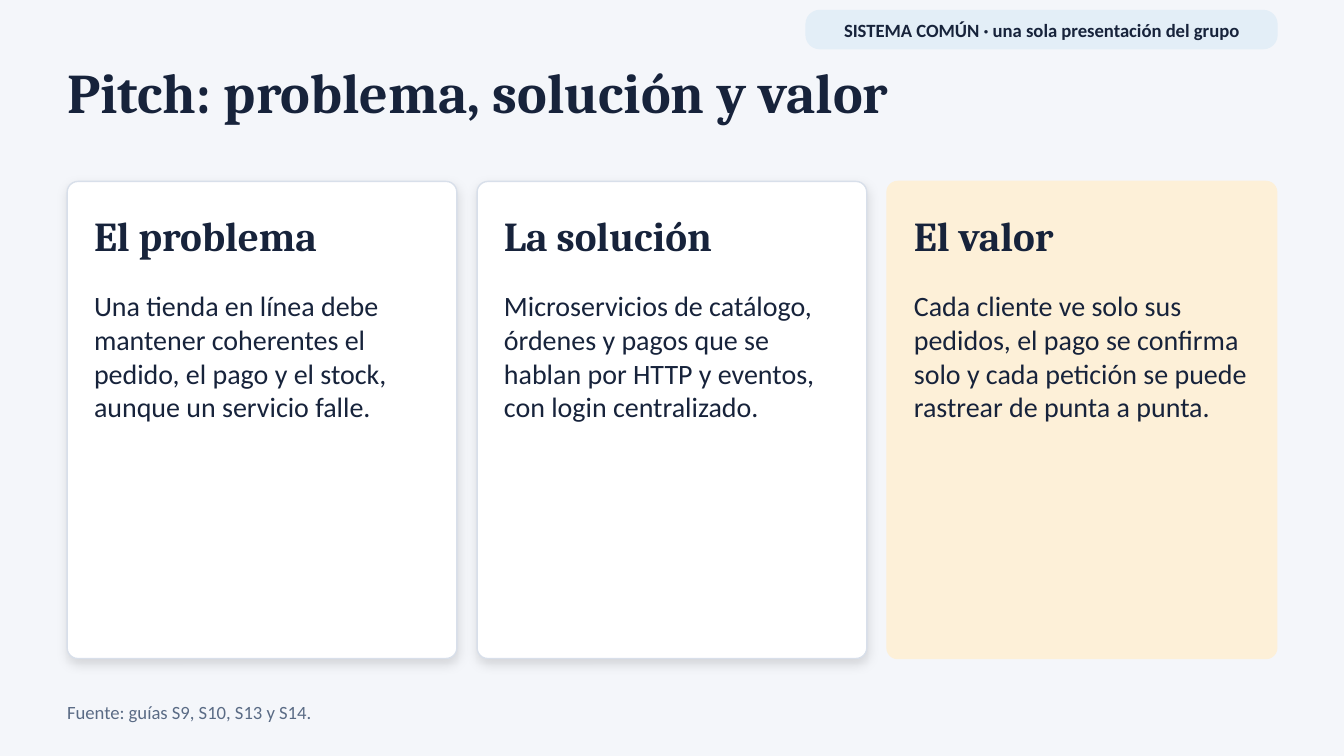
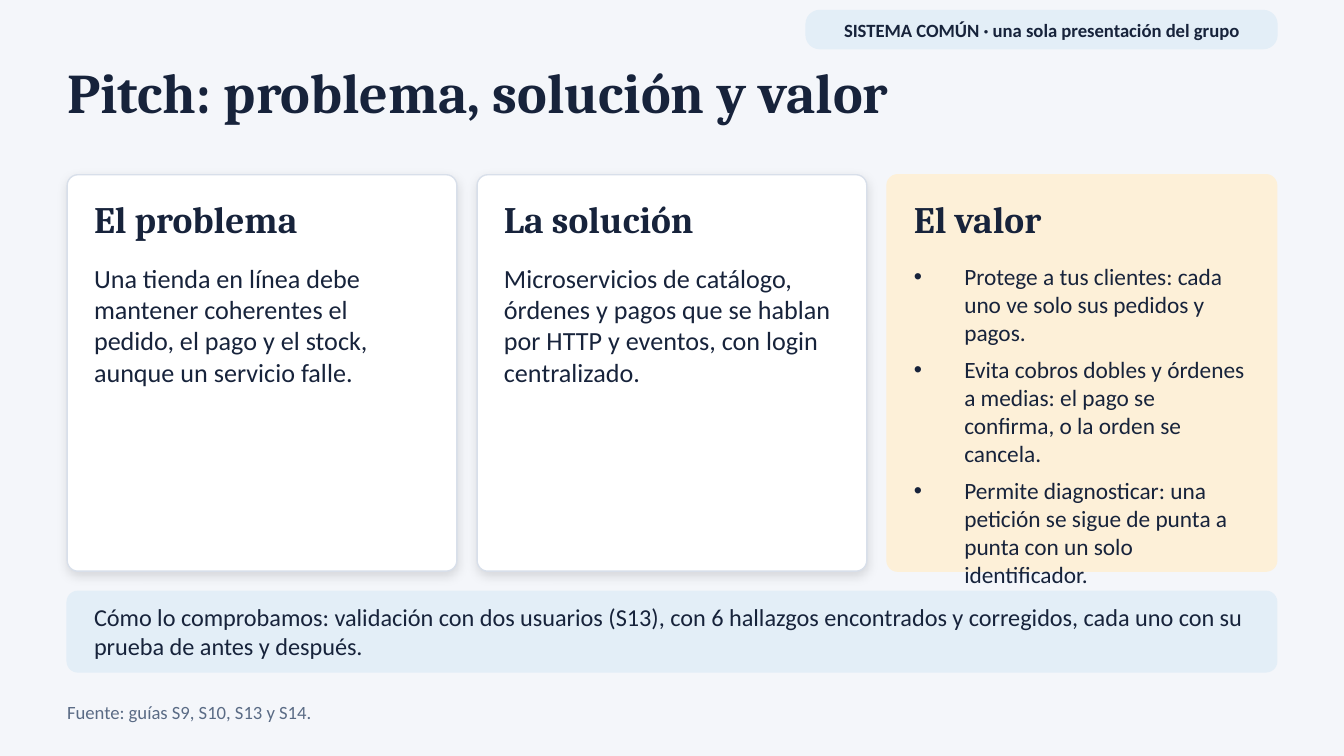
Before and after one commit to 262dist/pagatu, a slide deck: slide 2 of docs/presentaciones/pagatu_U3_producto_final_integrado.pptx. Drawn at 1344x756 pixels with LibreOffice and Linux fonts; fonts in the diff are those of the drawing. Boxes give left, top, right and bottom in pixels: in the first picture for what was removed or moved away, otherwise in the second. Text is boxed around its words. In the diff, an @@ line names an element or a change of style, - is before the commit and + after.

Commit message:
s14

```diff
--- a/docs/presentaciones/pagatu_U3_producto_final_integrado.pptx
+++ b/docs/presentaciones/pagatu_U3_producto_final_integrado.pptx
@@ rounded rectangle: place and size @@
-rounded rectangle at (67, 181, 457, 659)
+rounded rectangle at (67, 175, 457, 571)
@@ rounded rectangle: place and size @@
-rounded rectangle at (477, 181, 867, 659)
+rounded rectangle at (477, 175, 867, 571)
@@ rounded rectangle: place and size @@
-rounded rectangle at (887, 181, 1277, 659)
+rounded rectangle at (887, 175, 1277, 571)
@@ text "El problema": place and size @@
-text "El problema" at (94, 222, 317, 260)
+text "El problema" at (94, 207, 298, 241)
@@ text "La solución": place and size @@
-text "La solución" at (504, 222, 712, 252)
+text "La solución" at (504, 206, 693, 234)
@@ size 22 to 20 pt in 3 elements at (94, 207, 298, 241), (504, 206, 693, 234), (914, 207, 1042, 234) @@
@@ text "El valor": place and size @@
-text "El valor" at (914, 222, 1054, 252)
+text "El valor" at (914, 207, 1042, 234)
@@ text "Una tienda en línea debe ...": place and size @@
-text "Una tienda en línea debe ..." at (94, 296, 386, 422)
+text "Una tienda en línea debe ..." at (94, 270, 368, 387)
@@ text "Una tienda en línea debe ..." at (94, 270, 368, 387): size 15 to 14 pt @@
@@ text "Microservicios de catálogo, órdenes y ..." at (504, 270, 830, 382): size 15 to 14 pt @@
@@ text "Microservicios de catálogo, órdenes y ...": place and size @@
-text "Microservicios de catálogo, órdenes y ..." at (504, 296, 814, 422)
+text "Microservicios de catálogo, órdenes y ..." at (504, 270, 830, 382)
@@ text at (964, 268, 1244, 559): text changed; size 15 to 12.5 pt @@
-Cada cliente ve solo sus pedidos, el pago se confirma solo y cada petición se puede rastrear de punta a punta.
+• Protege a tus clientes: cada uno ve solo sus pedidos y pagos.
+• Evita cobros dobles y órdenes a medias: el pago se confirma, o la orden se cancela.
+• Permite diagnosticar: una petición se sigue de punta a punta con un solo identificador.
@@ rounded rectangle added at (67, 591, 1277, 672), fill #E3EEF7, outline #E3EEF7 0.75 pt @@
@@ text added at (94, 608, 1242, 659), 13 pt, text #17233B @@
+Cómo lo comprobamos: validación con dos usuarios (S13), con 6 hallazgos encontrados y corregidos, cada uno con su prueba de antes y después.
```
